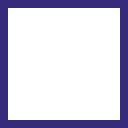
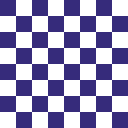
Before/after of a (128, 128) layered artwork. What changed in the layer stack:
added layer "Pasted Layer" above "area_rent_fullframe.png" over (x1=16, y1=112, x2=120, y2=128)
renamed "areas_pos1.png" to "area_rent_fullframe.png", painted on it over (x1=0, y1=0, x2=128, y2=128)
